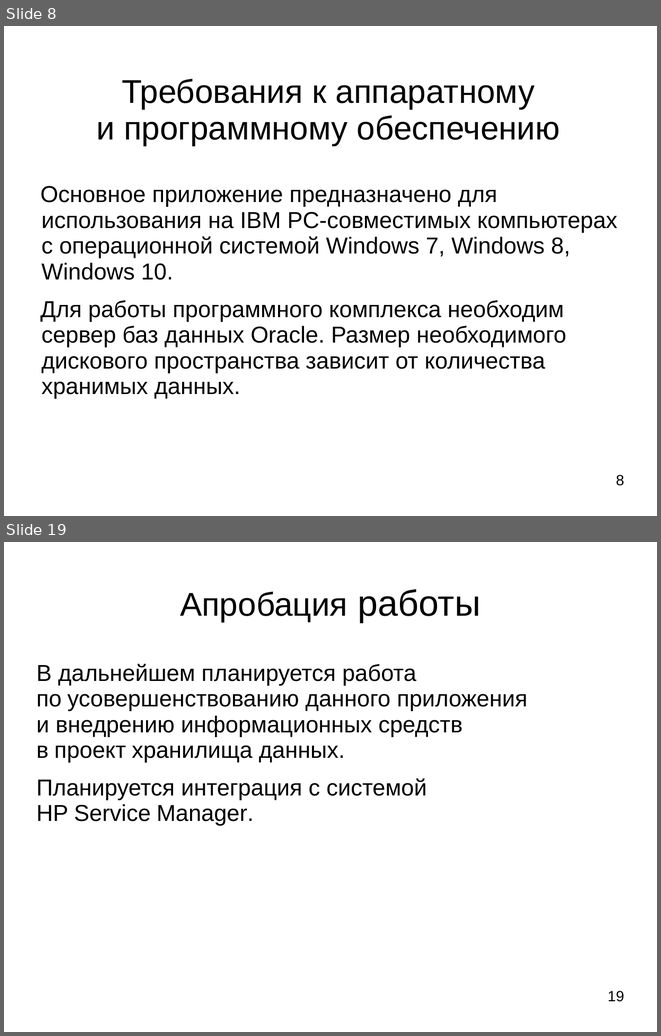
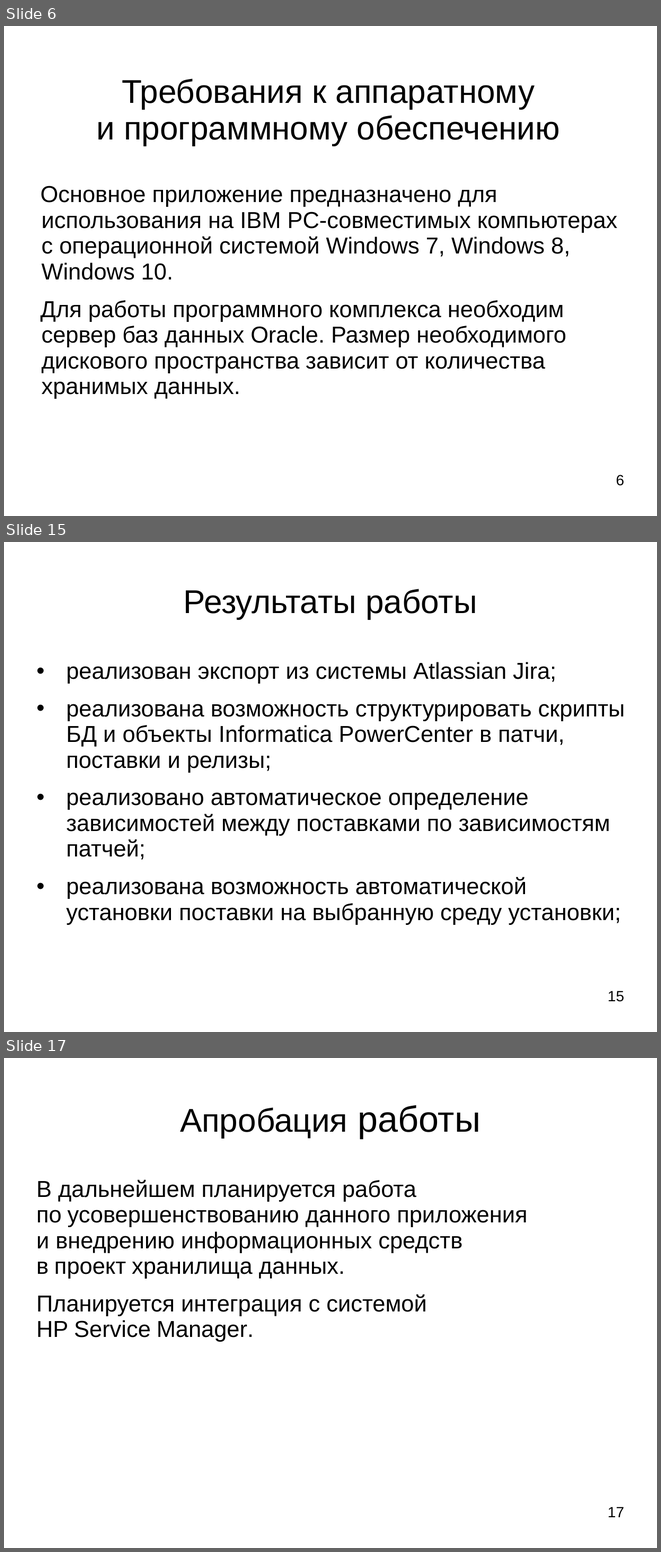
Before and after one commit to ledenevdmitry/CoreApp, a slide deck: LedenevDiplom.ppt. Shown one above the other, each under a label of ours: slides 8 and 19 before the commit, slides 6, 15 and 17 after it; the slides between them are not shown. The pictures are 661x1036 and 661x1552 pixels, drawn with LibreOffice and Linux fonts; fonts in the diff are those of the drawing. Boxes give left, top, right and bottom in pixels: in the first picture for what was removed or moved away, otherwise in the second. Text is boxed around its words. In the diff, an @@ line names an element or a change of style, - is before the commit and + after.

```diff
--- a/LedenevDiplom.ppt
+++ b/LedenevDiplom.ppt
@@ slide 15 added at (4, 542, 657, 1032), background #FFFFFF @@
@@ title added at (183, 589, 477, 619), 40 pt, text #000000 @@
+Результаты работы
@@ text added at (66, 662, 625, 925), 28 pt, text #000000 @@
+• реализован экспорт из системы Atlassian Jira;
+• реализована возможность структурировать скрипты БД и объекты Informatica PowerCenter в патчи, поставки и релизы;
+• реализовано автоматическое определение зависимостей между поставками по зависимостям патчей;
+• реализована возможность автоматической установки поставки на выбранную среду установки;
@@ text added at (608, 990, 624, 1002), 18 pt, text #000000 @@
+15
@@ what was slide 8 is now slide 6 @@
@@ page number at (616, 474, 625, 486): text changed @@
-8
+6
@@ what was slide 19 is now slide 17 @@
@@ page number at (608, 1506, 624, 1517): text changed @@
-19
+17
```
Also in this commit, not shown: 11 slides changed, 2 other slides added, 5 slides removed, 3 other files.
